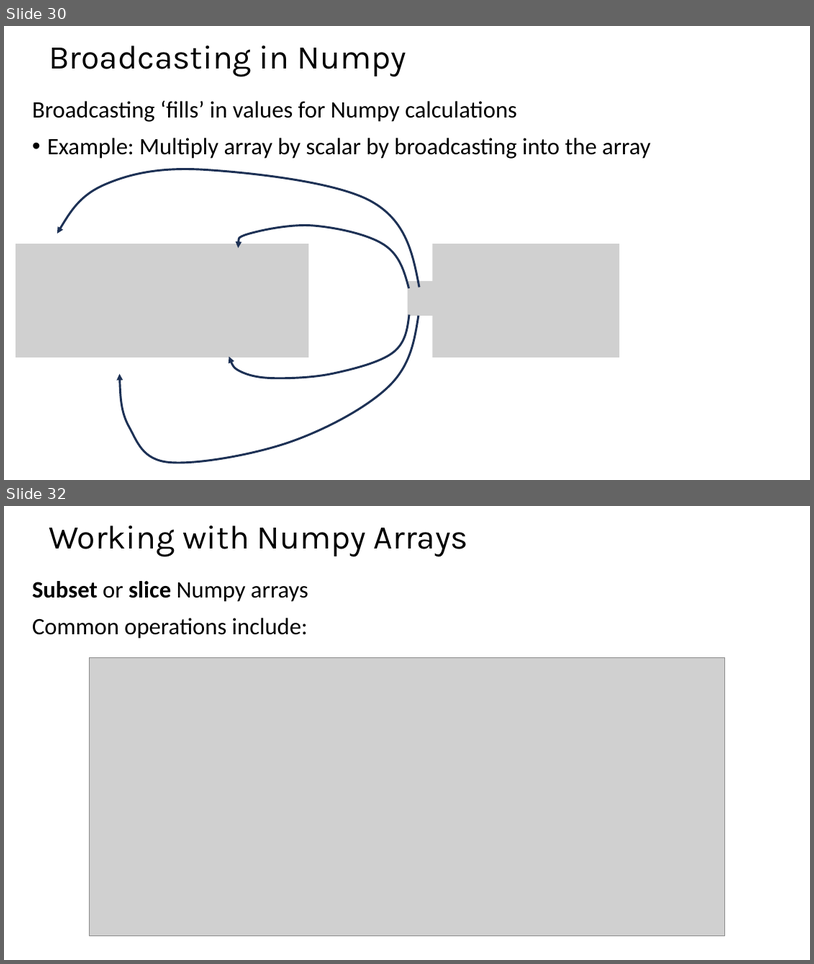
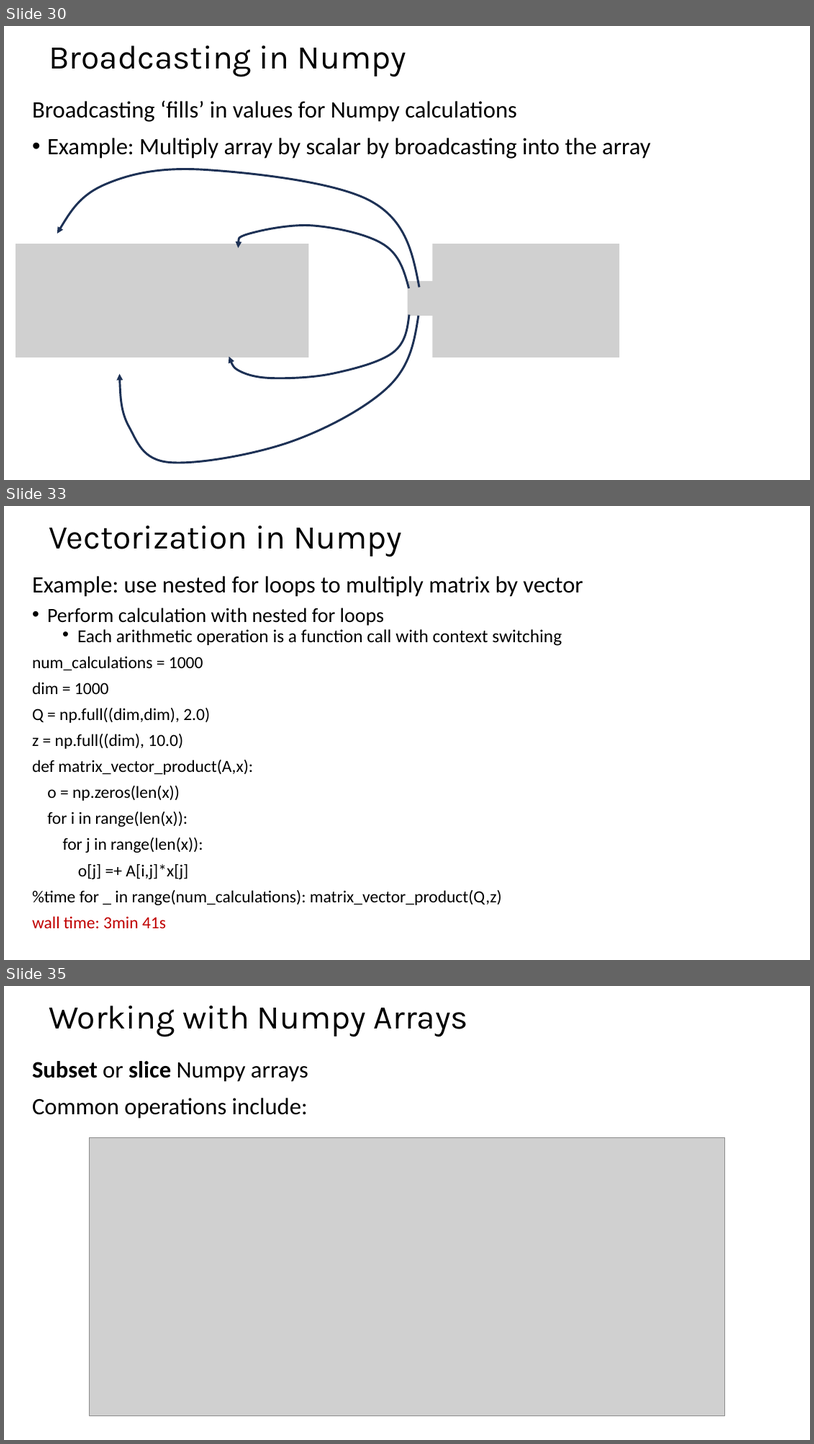
Before and after one commit to StephenElston/CSCI-E-83, a slide deck: SupplementaryMaterials/ReviewOfLinearAlgebra.pptx. Shown one above the other, each under a label of ours: slides 30 and 32 before the commit, slides 30, 33 and 35 after it; the slides between them are not shown. The pictures are 814x964 and 814x1444 pixels, drawn with LibreOffice and Linux fonts; fonts in the diff are those of the drawing; grey boxes stand for pictures. Boxes give left, top, right and bottom in pixels: in the first picture for what was removed or moved away, otherwise in the second. Text is boxed around its words. In the diff, an @@ line names an element or a change of style, - is before the commit and + after.

Commit message:
Added vectorization slides

```diff
--- a/SupplementaryMaterials/ReviewOfLinearAlgebra.pptx
+++ b/SupplementaryMaterials/ReviewOfLinearAlgebra.pptx
@@ slide 33 added at box(4, 506, 810, 960), background #FFFFFF @@
@@ title added at box(49, 525, 402, 556), 39.6 pt, text #000000 @@
+Vectorization in Numpy
@@ text added at box(32, 576, 583, 928), 20.1 pt, text #000000 @@
+Example: use nested for loops to multiply matrix by vector
+• Perform calculation with nested for loops
+  • Each arithmetic operation is a function call with context switching
+num_calculations = 1000
+dim = 1000
+Q = np.full((dim,dim), 2.0)
+z = np.full((dim), 10.0)
+def matrix_vector_product(A,x):
+o = np.zeros(len(x))
+for i in range(len(x)):
+for j in range(len(x)):
+o[j] =+ A[i,j]*x[j]
+%time for _ in range(num_calculations): matrix_vector_product(Q,z)
+wall time: 3min 41s
@@ what was slide 32 is now slide 35 @@
```
Also in this commit, not shown: 1 slide changed, 2 other slides added.
